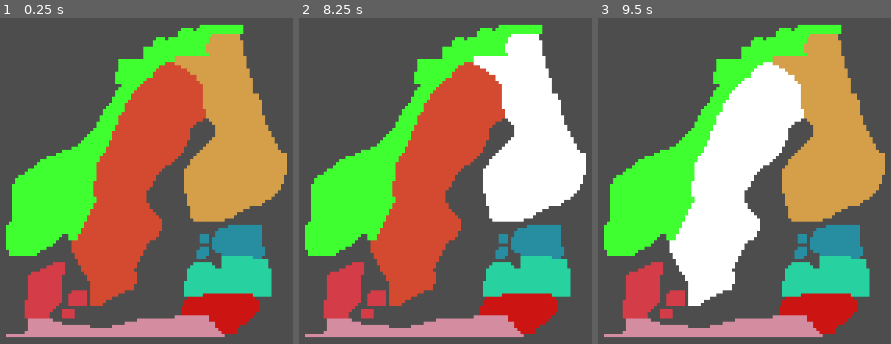
Above: before the commit, frames 1-3 (left to right).
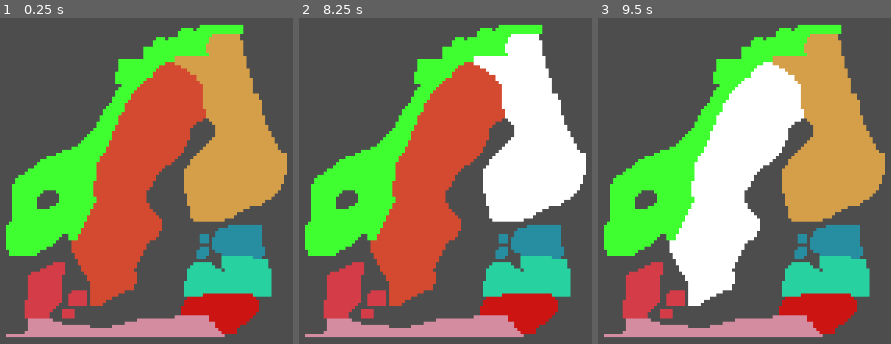
Above: after the commit, the same moments.

Repository: Thomas-Holtvedt/TutorialMap2D
Game: Godot game, scene res://Scenes/Main.tscn
Same seed, same stepped clock (60 frames per second), same inputs: the game is played once before the commit and once after it.
Inputs (mouse positions are in pixels of both pictures, inside the frame that each line leads up to):
- Up to frame 1 (0.25 s): no input
- Up to frame 2 (8.25 s): tap Enter at 0.5, 2, 3.5 s; move the mouse to (outside the picture) at 0.52 s; click (outside the picture) at 0.67 s; tap Space at 1.25, 2.75, 4.25 s; click (outside the picture) at 1.42 s; click (outside the picture) at 2.17 s; click (outside the picture) at 2.92 s; click (outside the picture) at 3.67 s; click (outside the picture) at 4.42 s; click (outside the picture) at 5.17 s; click (outside the picture) at 5.92 s; move the mouse to (outside the picture) at 6.52 s; click (outside the picture) at 6.67 s; move the mouse to (outside the picture) at 7.27 s; click (outside the picture) at 7.42 s; move the mouse to (512, 83) at 8.02 s; click (512, 83) at 8.17 s
- Up to frame 3 (9.5 s): move the mouse to (691, 272) at 8.77 s; click (691, 272) at 8.92 s

The runs differ from the first frame. In frame 1, 0.4% of the frame differs, in the area x 12-77%, y 52-78%; in frame 2, 0.4%; in frame 3, 0.4%.

Commit message:
add hole support.

Diff:
--- a/Scenes/Main.gd
+++ b/Scenes/Main.gd
@@ -2,9 +2,9 @@
 
 @onready var map_image: Sprite2D = $Sprite2D
 
-
 func _ready():
 	load_regions()
+
 
 func load_regions():
 	var image := map_image.texture.get_image()
@@ -19,7 +19,7 @@
 		region.name = region_color
 		get_node("Regions").add_child(region)
 
-		var polygons := get_polygons(image, region_color, pixel_color_dict)
+		var polygons := get_polygons(region_color, pixel_color_dict)
 
 		for polygon in polygons:
 			var region_collision = CollisionPolygon2D.new()
@@ -42,15 +42,17 @@
 	return pixel_color_dict
 
 ## Return polygons for the region of a specific color in the image.
-func get_polygons(image: Image, region_color: String, pixel_color_dict: Dictionary[String, Array]) -> Array[PackedVector2Array]:
-	var target_image := Image.create_empty(image.get_size().x, image.get_size().y, false, Image.FORMAT_RGBA8)
-	for value in pixel_color_dict[region_color]:
-		target_image.set_pixelv(value, Color.WHITE)
+func get_polygons(region_color: String, pixel_color_dict: Dictionary[String, Array]) -> Array[PackedVector2Array]:
+	var pixel_polys : Array[PackedVector2Array] = []
+	for pixel_point in pixel_color_dict[region_color]:
+		pixel_polys.append(PackedVector2Array([
+			Vector2(pixel_point),
+			Vector2(pixel_point) + Vector2.RIGHT,
+			Vector2(pixel_point) + Vector2.DOWN + Vector2.RIGHT,
+			Vector2(pixel_point) + Vector2.DOWN
+		]))
+	return Geometry2DUtil.union_polygons(pixel_polys)
 
-	var bitmap = BitMap.new()
-	bitmap.create_from_image_alpha(target_image)
-	var polygons = bitmap.opaque_to_polygons(Rect2(Vector2(0,0), bitmap.get_size()), 0.1)
-	return polygons
 
 ## Import JSON files and converts to lists or dictionary.
 func import_file(filepath: String):
--- /dev/null
+++ b/geometry_2d_util.gd
@@ -0,0 +1,416 @@
+extends Object
+class_name Geometry2DUtil
+
+const THRESHOLD = 0.1
+
+## The surface below which an area enclosed by [method union_polygons] is discarded as
+## rounding noise in stead of treated as a hole. When two of the polygons describe the
+## same edge through a different chain of floating point operations - a stroke extruded
+## up against the contour of its fill, for instance - subtracting one from the other
+## leaves slivers behind, which are not holes: slicing the result around them would
+## only fragment it. Measured slivers stay below 0.00001, a cutout of 1 pixel across
+## still covers ~3.
+const MINIMUM_HOLE_AREA = 0.1
+
+static func get_polygon_bounding_rect(points : PackedVector2Array) -> Rect2:
+	var minx := INF
+	var miny := INF
+	var maxx := -INF
+	var maxy := -INF
+	for p : Vector2 in points:
+		minx = p.x if p.x < minx else minx
+		miny = p.y if p.y < miny else miny
+		maxx = p.x if p.x > maxx else maxx
+		maxy = p.y if p.y > maxy else maxy
+	return Rect2(minx, miny, maxx - minx, maxy - miny)
+
+
+static func get_polygon_center(points : PackedVector2Array) -> Vector2:
+	return get_polygon_bounding_rect(points).get_center()
+
+
+## Returns the surface covered by [param points], regardless of its winding order
+static func get_polygon_area(points : PackedVector2Array) -> float:
+	var double_area := 0.0
+	for i in points.size():
+		var p := points[i]
+		var q := points[(i + 1) % points.size()]
+		double_area += p.x * q.y - q.x * p.y
+	return absf(double_area) * 0.5
+
+
+static func slice_polygon_vertical(polygon : PackedVector2Array, slice_target : Vector2) -> Array[PackedVector2Array]:
+	var box := get_polygon_bounding_rect(polygon).grow(1.0)
+	if not box.has_point(slice_target):
+		return [polygon]
+	return Geometry2D.intersect_polygons([
+		box.position,
+		Vector2(slice_target.x, box.position.y),
+		Vector2(slice_target.x, box.position.y + box.size.y),
+		Vector2(box.position.x, box.position.y + box.size.y),
+	], polygon) + Geometry2D.intersect_polygons([
+		Vector2(slice_target.x, box.position.y),
+		Vector2(box.position.x + box.size.x, box.position.y),
+		box.position + box.size,
+		Vector2(slice_target.x, box.position.y + box.size.y),
+	], polygon)
+
+
+static func apply_polygon_bool_operation_in_place(
+		current_polygons : Array[PackedVector2Array],
+		other_polygons : Array[PackedVector2Array],
+		operation : Geometry2D.PolyBooleanOperation) -> Array[PackedVector2Array]:
+	var holes : Array[PackedVector2Array] = []
+	for other_poly in other_polygons:
+		var result_polygons : Array[PackedVector2Array] = []
+		for current_points : PackedVector2Array in current_polygons:
+			if other_poly == current_points:
+				continue
+			var result = (
+					Geometry2D.merge_polygons(current_points, other_poly)
+						if operation == Geometry2D.PolyBooleanOperation.OPERATION_UNION else
+					Geometry2D.intersect_polygons(current_points, other_poly)
+						if operation == Geometry2D.PolyBooleanOperation.OPERATION_INTERSECTION else
+					Geometry2D.clip_polygons(current_points, other_poly)
+			)
+			for poly_points in result:
+				if Geometry2D.is_polygon_clockwise(poly_points):
+					holes.append(poly_points)
+				else:
+					result_polygons.append(poly_points)
+		current_polygons.clear()
+		current_polygons.append_array(result_polygons)
+	return holes
+
+## TODO: document
+static func apply_clips_to_polygon(
+			current_polygons : Array[PackedVector2Array],
+			clips : Array[PackedVector2Array],
+			operation : Geometry2D.PolyBooleanOperation) -> Array[PackedVector2Array]:
+	var holes := apply_polygon_bool_operation_in_place(
+		current_polygons, clips, operation
+	)
+	if not holes.is_empty():
+		slice_polygons_with_holes(current_polygons, holes)
+	return current_polygons
+
+
+static func slice_polygons_with_holes(current_polygons : Array[PackedVector2Array], holes : Array[PackedVector2Array]) -> void:
+	var result_polygons : Array[PackedVector2Array] = []
+	for hole in holes:
+		for current_points : PackedVector2Array in current_polygons:
+			var slices := slice_polygon_vertical(
+				current_points, get_polygon_center(hole)
+			)
+			for slice in slices:
+				var result = Geometry2D.clip_polygons(slice, hole)
+				for poly_points in result:
+					if not Geometry2D.is_polygon_clockwise(poly_points):
+						result_polygons.append(poly_points)
+		current_polygons.clear()
+		current_polygons.append_array(result_polygons)
+		result_polygons.clear()
+
+
+
+## Returns the smallest set of non-overlapping polygons covering exactly the same
+## area as the union of [param polygons], so a set of overlapping polygons can be
+## turned into a single shape (i.e. one [CollisionPolygon2D] in stead of one per
+## polygon).
+## Areas enclosed by the union - holes cut out by a boolean operation, or an area
+## trapped between two of the polygons - are preserved by slicing the result around
+## them, because [CollisionPolygon2D] and [Polygon2D] cannot represent a hole.
+static func union_polygons(polygons : Array[PackedVector2Array]) -> Array[PackedVector2Array]:
+	var sources : Array[PackedVector2Array] = []
+	for poly in polygons:
+		if poly.size() > 2:
+			sources.append(poly)
+	if sources.size() < 2:
+		return sources
+
+	var solids := sources.duplicate()
+	if not _merge_until_stable(solids):
+		# no merge ever enclosed an area, so the union cannot contain a hole
+		return solids
+
+	# a merge only reports the outline of the _pair_ it merged, so an area it enclosed
+	# may have been filled up by another polygon of the set: what is really left
+	# uncovered within the merged outlines are the holes
+	var holes : Array[PackedVector2Array] = []
+	for solid in solids:
+		for hole in _subtract_polygons(solid, sources):
+			if get_polygon_area(hole) > MINIMUM_HOLE_AREA:
+				holes.append(hole)
+	if not holes.is_empty():
+		slice_polygons_with_holes(solids, holes)
+	return solids
+
+
+# Merges every pair of overlapping polygons in [param solids] - in place - until no
+# pair can be merged anymore. Returns whether any merge enclosed an area, which is
+# the only way the resulting union can end up with a hole in it.
+static func _merge_until_stable(solids : Array[PackedVector2Array]) -> bool:
+	var enclosed_area := false
+	var merged := true
+	var guard := 0
+	while merged and solids.size() > 1 and guard < 1000:
+		merged = false
+		guard += 1
+		var merged_indices : Dictionary[int, bool] = {}
+		var merge_results : Array[PackedVector2Array] = []
+		for current_idx in solids.size():
+			if current_idx in merged_indices:
+				continue
+			for other_idx in range(current_idx + 1, solids.size()):
+				if other_idx in merged_indices:
+					continue
+				var result := Geometry2D.merge_polygons(solids[current_idx], solids[other_idx])
+				var outlines := result.filter(func(p): return not Geometry2D.is_polygon_clockwise(p))
+				if outlines.size() != 1:
+					# the two polygons are disjoint: merging them changed nothing
+					continue
+				merged = true
+				enclosed_area = enclosed_area or outlines.size() < result.size()
+				merged_indices[current_idx] = true
+				merged_indices[other_idx] = true
+				merge_results.append(outlines[0])
+				# solids[current_idx] is stale now, so continue with the next one
+				break
+		var sorted_indices := merged_indices.keys()
+		sorted_indices.sort()
+		sorted_indices.reverse()
+		for idx in sorted_indices:
+			solids.remove_at(idx)
+		solids.append_array(merge_results)
+	return enclosed_area
+
+
+# Subtracts every polygon in [param subtrahends] from [param minuend] and returns the
+# parts of it which none of them covers.
+# A subtrahend lying completely inside the remainder is postponed: subtracting it
+# would turn the remainder into a polygon _with_ a hole, which then has to be sliced
+# up into several polygons. Subtracting the overlapping ones first usually shrinks the
+# remainder far enough for the postponed ones to overlap it as well, so it can stay in
+# one piece. What is still enclosed once nothing else is left really is an island.
+static func _subtract_polygons(minuend : PackedVector2Array,
+			subtrahends : Array[PackedVector2Array]) -> Array[PackedVector2Array]:
+	var remainder : Array[PackedVector2Array] = [minuend]
+	var todo := subtrahends.duplicate()
+	while not todo.is_empty() and not remainder.is_empty():
+		var postponed : Array[PackedVector2Array] = []
+		for subtrahend in todo:
+			var difference : Array[PackedVector2Array] = []
+			var is_enclosed := false
+			for part in remainder:
+				for piece in Geometry2D.clip_polygons(part, subtrahend):
+					if Geometry2D.is_polygon_clockwise(piece):
+						is_enclosed = true
+					else:
+						difference.append(piece)
+			if is_enclosed:
+				postponed.append(subtrahend)
+			else:
+				remainder = difference
+		if postponed.size() == todo.size():
+			# only enclosed polygons are left: slice the remainder around them, in
+			# stead of leaving it with a hole it cannot represent
+			slice_polygons_with_holes(remainder, postponed)
+			return remainder
+		todo = postponed
+	return remainder
+
+
+static func calculate_outlines(result : Array[PackedVector2Array]) -> Array[PackedVector2Array]:
+	if result.size() <= 1:
+		return result
+	var succesful_merges := true
+	var guard = 0
+	var holes : Array[PackedVector2Array] = []
+	while succesful_merges and result.size() > 1 and guard < 1000:
+		succesful_merges = false
+		guard += 1
+		var indices_to_be_removed : Dictionary[int, bool] = {}
+		var merged_to_be_appended : Array[PackedVector2Array] = []
+
+		for current_poly_idx in result.size():
+			if current_poly_idx in indices_to_be_removed:
+				continue
+			for other_poly_idx in result.size():
+				if current_poly_idx == other_poly_idx or other_poly_idx in indices_to_be_removed:
+					continue
+				var merge_result := Geometry2D.merge_polygons(
+						result[current_poly_idx], result[other_poly_idx])
+				var regular := merge_result.filter(func(x): return not Geometry2D.is_polygon_clockwise(x))
+				var clockwise := merge_result.filter(Geometry2D.is_polygon_clockwise)
+				if regular.size() == 1:
+					succesful_merges = true
+					indices_to_be_removed[current_poly_idx] = true
+					indices_to_be_removed[other_poly_idx] = true
+					merged_to_be_appended.append(regular[0])
+					holes.append_array(clockwise)
+		var sorted_indices = indices_to_be_removed.keys()
+		sorted_indices.sort()
+		sorted_indices.reverse()
+		for idx in sorted_indices:
+			result.remove_at(idx)
+		result.append_array(merged_to_be_appended)
+	return result + holes
+
+
+static func calculate_polystroke(outline : PackedVector2Array, stroke_width : float,
+			end_mode : Geometry2D.PolyEndType, joint_mode : Geometry2D.PolyJoinType,
+			offset_poly : float) -> Array[PackedVector2Array]:
+	if outline.is_empty():
+		return []
+	var offset_result := Geometry2D.offset_polygon(outline, offset_poly, joint_mode) if not is_zero_approx(offset_poly) else ([] as Array[PackedVector2Array])
+	var offsetted_outline := outline if offset_result.is_empty() else offset_result[0]
+	var poly_strokes := Geometry2D.offset_polyline(offsetted_outline, stroke_width, joint_mode, end_mode)
+	var result_poly_strokes := Array(poly_strokes.filter(func(ps): return not Geometry2D.is_polygon_clockwise(ps)), TYPE_PACKED_VECTOR2_ARRAY, "", null)
+	var result_poly_holes := Array(poly_strokes.filter(Geometry2D.is_polygon_clockwise), TYPE_PACKED_VECTOR2_ARRAY, "", null)
+	if not result_poly_holes.is_empty():
+		slice_polygons_with_holes(result_poly_strokes, result_poly_holes)
+	return result_poly_strokes
+
+
+static func get_polygon_indices(polygons : Array[PackedVector2Array], indices : Array) -> PackedVector2Array:
+	var result : PackedVector2Array = []
+	var p_count = 0
+	indices.clear()
+	for poly_points in polygons:
+		var p_range := range(p_count, poly_points.size() + p_count)
+		result.append_array(poly_points)
+		indices.append(p_range)
+		p_count += poly_points.size()
+	return result
+
+
+static func is_point_on_segment(p : Vector2, s1 : Vector2, s2: Vector2) -> bool:
+	return Geometry2D.segment_intersects_circle(s1, s2, p, 0.01) > -1
+
+
+static func get_rotation_of_polyline_segment_at_point(p : Vector2, poly_points : PackedVector2Array) -> float:
+	var closest_result := Vector2.INF
+	var segment_idx := 0
+	for i in range(1, poly_points.size()):
+		var p_a := poly_points[i - 1]
+		var p_b := poly_points[i]
+		var c_p := Geometry2D.get_closest_point_to_segment(p, p_a, p_b)
+
+		if p.distance_to(c_p) < p.distance_to(closest_result):
+			closest_result = c_p
+			segment_idx = i - 1
+	return poly_points[segment_idx].angle_to_point(poly_points[segment_idx + 1])
+
+
+static func get_closest_point_on_polyline(p : Vector2, poly_points : PackedVector2Array) -> Vector2:
+	var closest_result := Vector2.INF
+	for i in range(1, poly_points.size()):
+		var p_a := poly_points[i - 1]
+		var p_b := poly_points[i]
+		var c_p := Geometry2D.get_closest_point_to_segment(p, p_a, p_b)
+		if p.distance_to(c_p) < p.distance_to(closest_result):
+			closest_result = c_p
+	return closest_result
+
+
+static func get_intersection_point_on_polyline(p1 : Vector2, q1 : Vector2, poly_points : PackedVector2Array) -> Vector2:
+	var closest_distance := INF
+	var closest_result := Vector2.INF
+	for i in range(1, poly_points.size()):
+		var p2 := poly_points[i - 1]
+		var q2 := poly_points[i]
+		var result := Geometry2D.get_closest_points_between_segments(p1, q1, p2, q2)
+		var distance := p1.distance_to(result[1])
+		if result[0].is_equal_approx(result[1]) and distance < closest_distance:
+			closest_result = result[1]
+			closest_distance = distance
+	return closest_result
+
+
+
+static func get_progress_ratio_for_point_on_curve(p : Vector2, c : Curve2D, max_stages := 5,
+		tolerance_degrees := 4.0) -> float:
+	# Heuristic to find progress_ratio of cpc
+	var d := 0.0
+	var pts := c.tessellate(max_stages, tolerance_degrees)
+	var p1 := pts[0]
+	for i in range(1, pts.size()):
+		if is_point_on_segment(p, p1, pts[i]):
+			d += p1.distance_to(p)
+			break
+		d += p1.distance_to(pts[i])
+		p1 = pts[i]
+	return d / c.get_baked_length()
+
+
+static func get_halfway_point_on_bezier(c : Curve2D, max_stages := 5, tolerance_degrees := 4.0) -> Vector2:
+	return get_point_on_bezier_at_ratio(c, 0.5, max_stages, tolerance_degrees)
+
+
+static func get_point_on_bezier_at_ratio(c : Curve2D, ratio : float, max_stages := 5, tolerance_degrees := 4.0) -> Vector2:
+	var pts := c.tessellate(max_stages, tolerance_degrees)
+	var tot_d := c.get_baked_length()
+	return get_point_on_polyline_at_ratio(pts, ratio, tot_d)
+
+
+static func get_polyline_length(pts : PackedVector2Array) -> float:
+	var d := 0.0
+	for i in range(1, pts.size()):
+		d += pts[i-1].distance_to(pts[i])
+	return d
+
+
+static func get_point_on_polyline_at_ratio(pts : PackedVector2Array, ratio : float, tot_d : float) -> Vector2:
+	var d := 0.0
+	var p1 := pts[0]
+	for i in range(1, pts.size()):
+		var prev_d := d
+		d += p1.distance_to(pts[i])
+		if d >= tot_d * ratio or is_equal_approx(d, tot_d):
+			var d_ratio := ratio - (prev_d / tot_d) if prev_d > 0.0 else ratio
+			var d_abs := tot_d * d_ratio
+			return pts[i-1] + pts[i-1].direction_to(pts[i]) * d_abs
+		p1 = pts[i]
+	return pts[-1]
+
+
+static func get_polygon_at_granularity(poly : PackedVector2Array, granularity : float) -> PackedVector2Array:
+	var def_poly := PackedVector2Array()
+	def_poly.append(poly[0])
+	for i in range(1, poly.size()):
+		if poly[i].distance_to(def_poly[-1]) > granularity:
+			def_poly.append(poly[i])
+	return def_poly
+
+
+# Adapted from: https://stackoverflow.com/a/8405756/1081548
+static func slice_bezier(p1: Vector2, cp2 : Vector2, cp3 : Vector2, p4 : Vector2, t : float) -> Curve2D:
+	var x1 := p1.x
+	var y1 := p1.y
+	var x2 := x1 + cp2.x
+	var y2 := y1 + cp2.y
+	var x4 := p4.x
+	var y4 := p4.y
+	var x3 := x4 + cp3.x
+	var y3 := y4 + cp3.y
+	var x12 := (x2-x1)*t+x1
+	var y12 = (y2-y1)*t+y1
+	var x23 = (x3-x2)*t+x2
+	var y23 = (y3-y2)*t+y2
+	var x34 = (x4-x3)*t+x3
+	var y34 = (y4-y3)*t+y3
+	var x123 = (x23-x12)*t+x12
+	var y123 = (y23-y12)*t+y12
+	var x234 = (x34-x23)*t+x23
+	var y234 = (y34-y23)*t+y23
+	var x1234 = (x234-x123)*t+x123
+	var y1234 = (y234-y123)*t+y123
+	var sliced_curve := Curve2D.new()
+	sliced_curve.add_point(Vector2(x1, y1))
+	sliced_curve.add_point(Vector2(x1234, y1234))
+	sliced_curve.add_point(Vector2(x4, y4))
+	sliced_curve.set_point_out(0, Vector2(x12, y12) - sliced_curve.get_point_position(0))
+	sliced_curve.set_point_in(1, Vector2(x123, y123) - sliced_curve.get_point_position(1))
+	sliced_curve.set_point_out(1, Vector2(x234, y234) - sliced_curve.get_point_position(1))
+	sliced_curve.set_point_in(2, Vector2(x34, y34) - sliced_curve.get_point_position(2))
+	return sliced_curve
Binary file changed: Map_data/region_map.png
Not shown, added: geometry_2d_util.gd.uid
